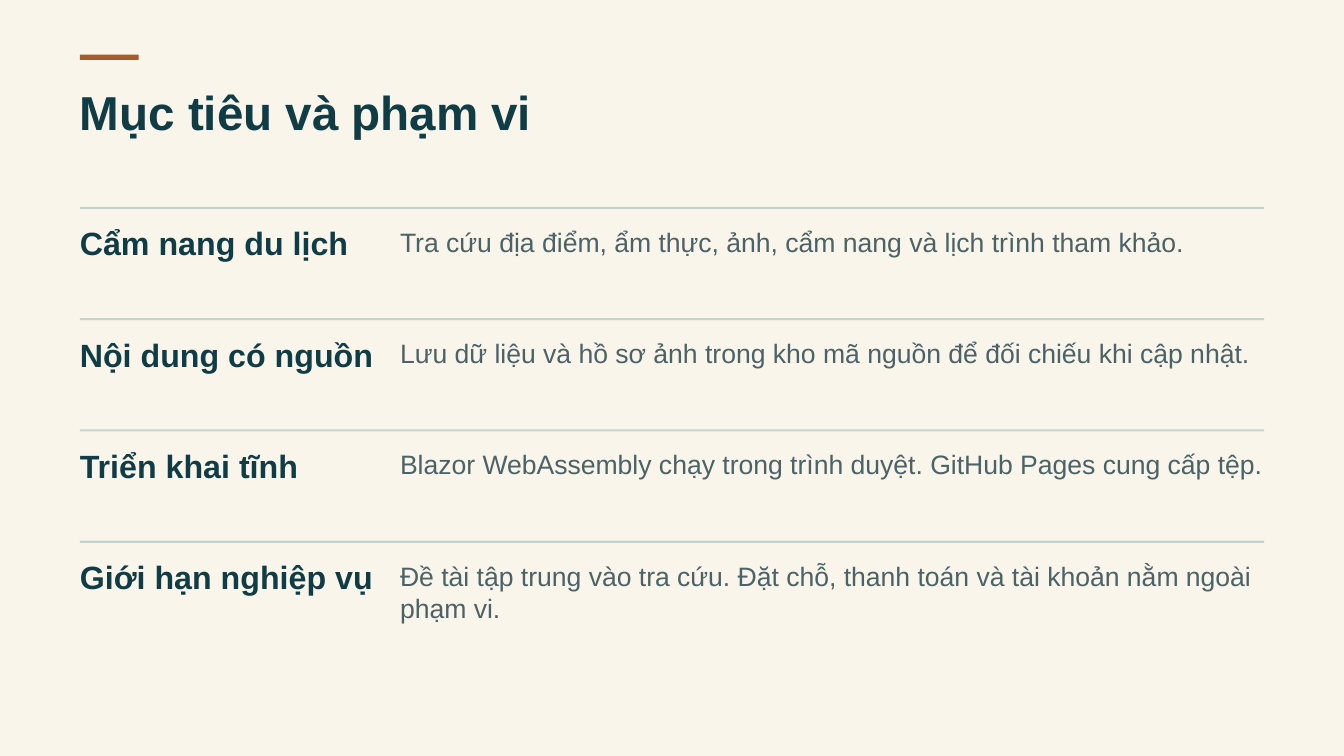
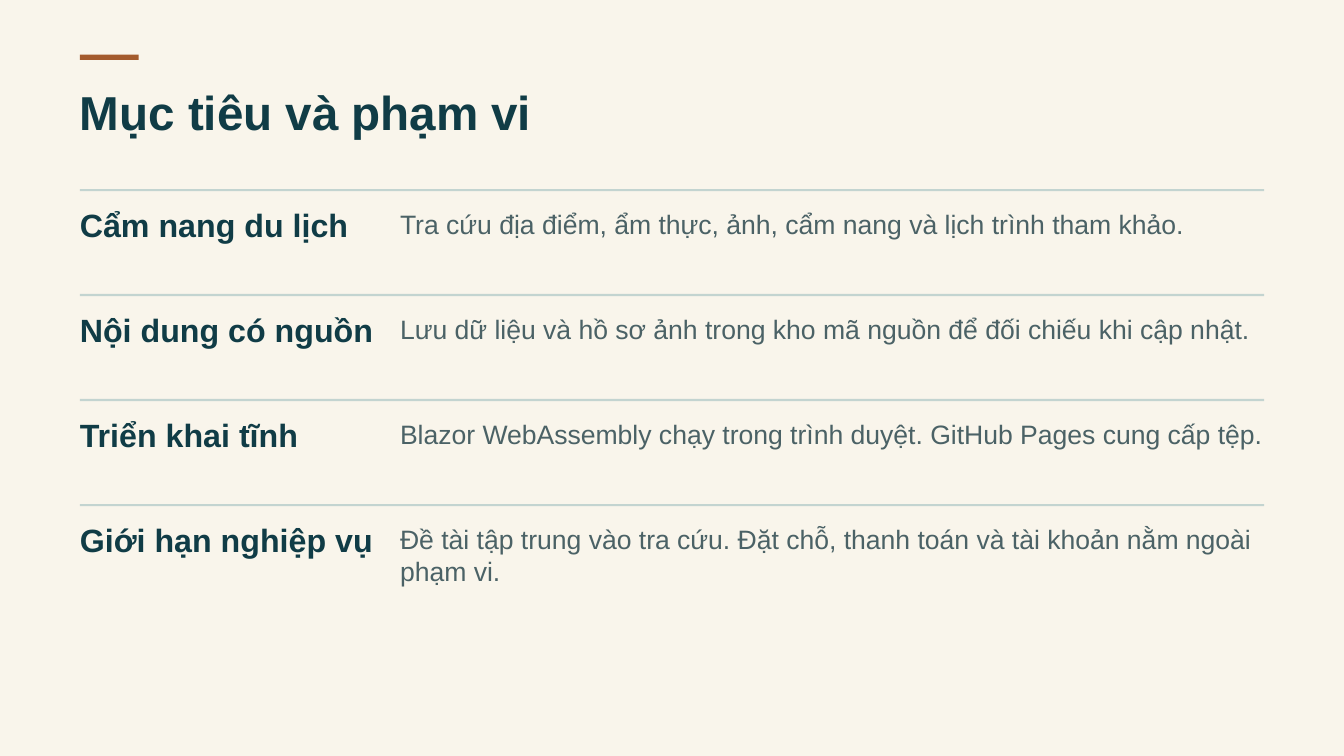
Before and after one commit to anhpham1504/ASPNET-DK25TTC5-lehien-BADONG, a slide deck: slide 3 of thesis/abs/BA-DONG-Coastal-Escape.pptx. Drawn at 1344x756 pixels with LibreOffice and Linux fonts; fonts in the diff are those of the drawing. Boxes give left, top, right and bottom in pixels: in the first picture for what was removed or moved away, otherwise in the second. Text is boxed around its words. In the diff, an @@ line names an element or a change of style, - is before the commit and + after.

```diff
--- a/thesis/abs/BA-DONG-Coastal-Escape.pptx
+++ b/thesis/abs/BA-DONG-Coastal-Escape.pptx
@@ text "Cẩm nang du lịch" moved from (x1=80, y1=230, x2=348, y2=262) to (x1=80, y1=212, x2=348, y2=244) @@
@@ rectangle moved from (x1=80, y1=207, x2=1264, y2=209) to (x1=80, y1=190, x2=1264, y2=192) @@
@@ text "Tra cứu địa điểm, ẩm ..." moved from (x1=400, y1=231, x2=1184, y2=257) to (x1=400, y1=213, x2=1184, y2=239) @@
@@ 2 texts, 1 rectangle moved together from (x1=80, y1=319, x2=1264, y2=373) to (x1=80, y1=294, x2=1264, y2=349) @@
@@ 2 texts, 1 rectangle moved together from (x1=80, y1=430, x2=1264, y2=480) to (x1=80, y1=399, x2=1264, y2=449) @@
@@ 2 texts, 1 rectangle moved together from (x1=80, y1=540, x2=1264, y2=623) to (x1=80, y1=504, x2=1264, y2=586) @@
```
Also in this commit, not shown: 7 other slides changed, 46 other files.
